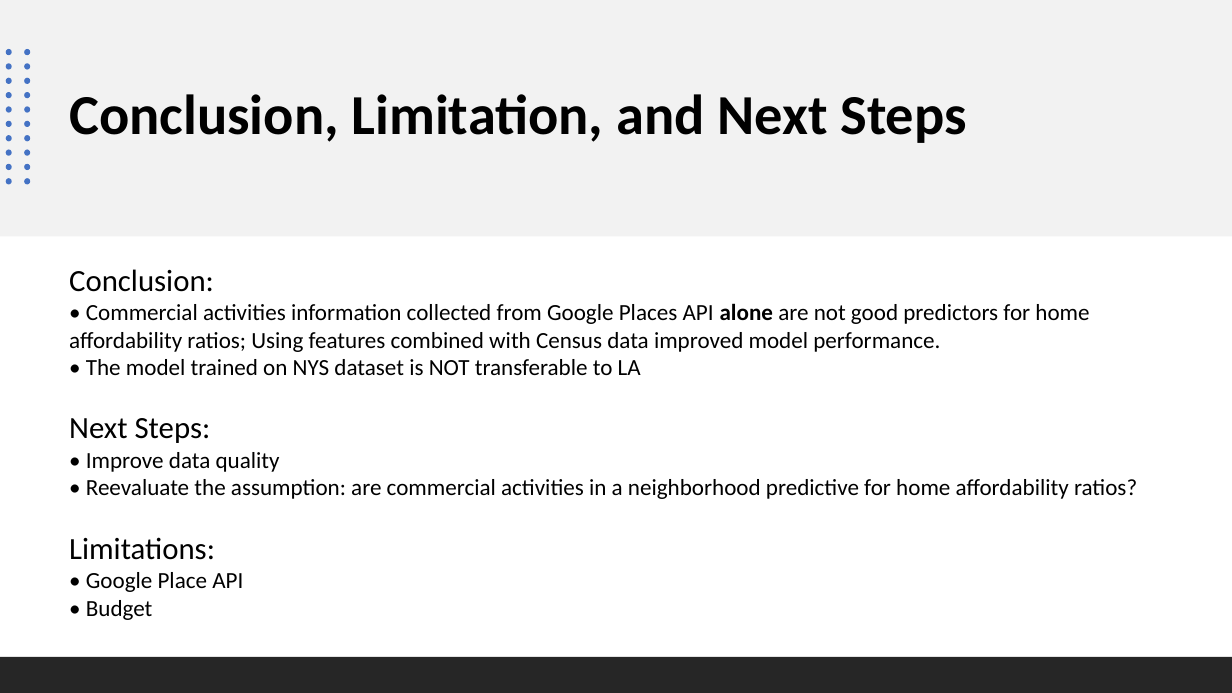
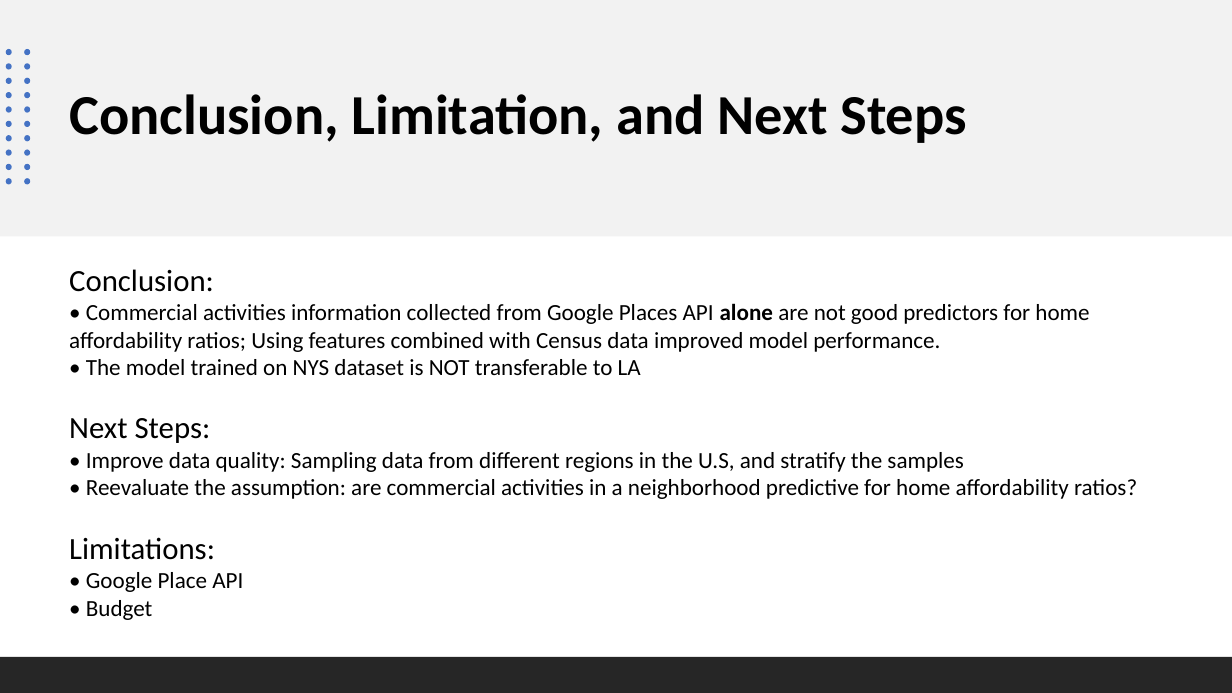
Before and after one commit to FredaXin/capstone, a slide deck: slide 13 of presentation/presentation_capstone.pptx. Drawn at 1232x693 pixels with LibreOffice and Linux fonts; fonts in the diff are those of the drawing. Boxes give left, top, right and bottom in pixels: in the first picture for what was removed or moved away, otherwise in the second. Text is boxed around its words. In the diff, an @@ line names an element or a change of style, - is before the commit and + after.

```diff
--- a/presentation/presentation_capstone.pptx
+++ b/presentation/presentation_capstone.pptx
@@ text at (86,452,963,472): text changed @@
-• Improve data quality
+• Improve data quality: Sampling data from different regions in the U.S, and stratify the samples
```
Also in this commit, not shown: 2 other slides changed, 4 other files.
